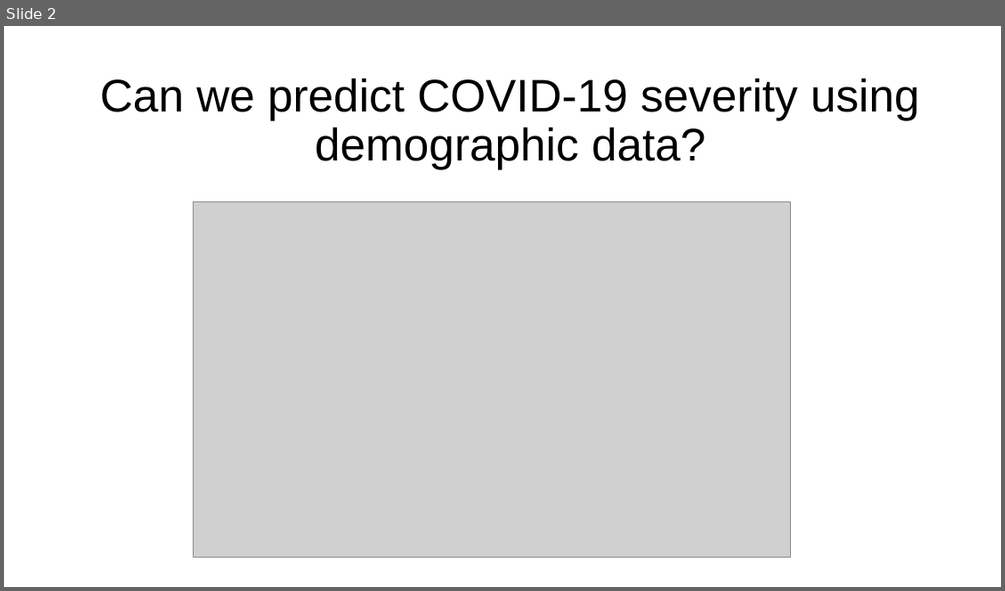
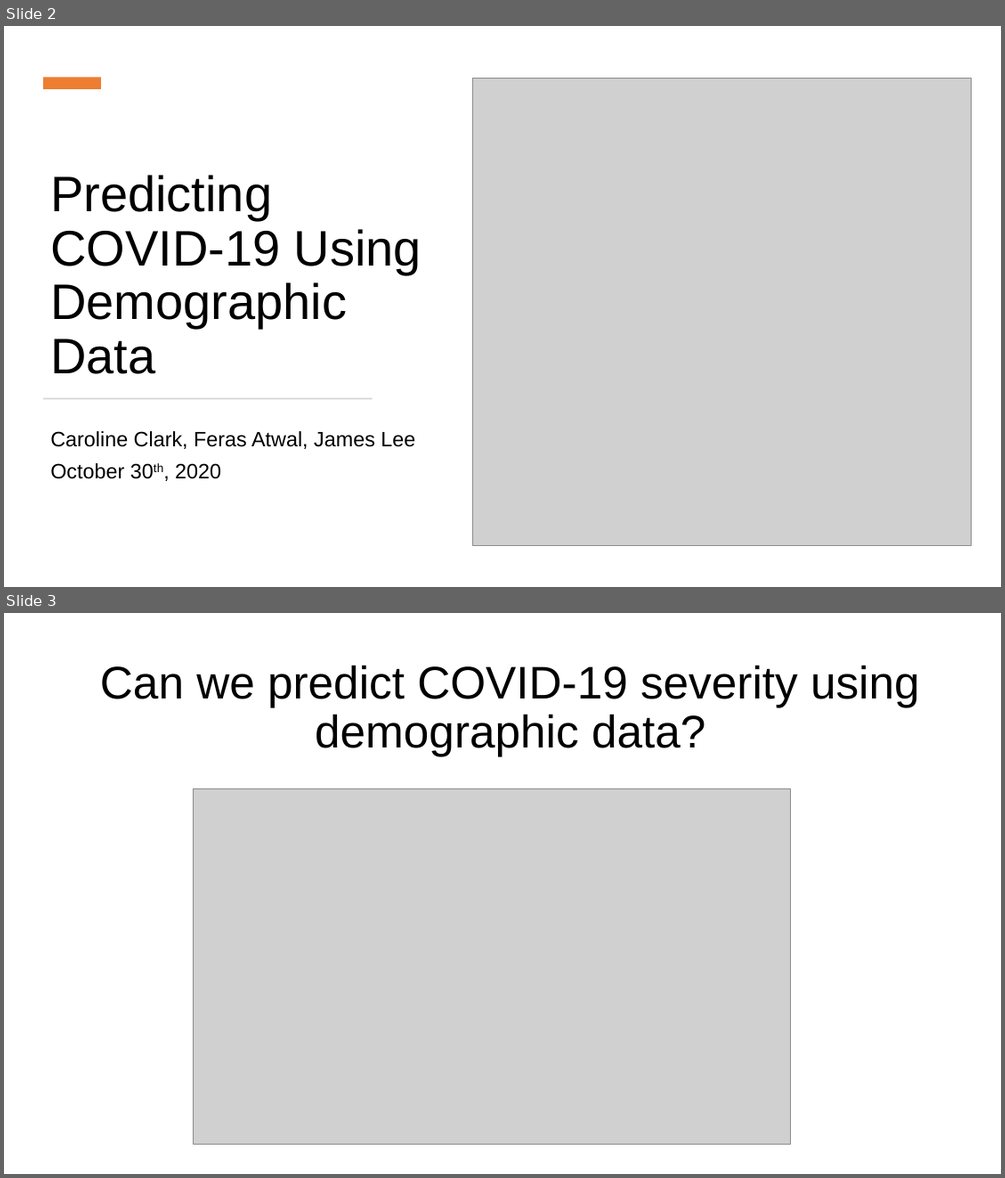
Before and after one commit to cxclark/covid19-analysis, a slide deck: 2020_10_30_covid_usa_analysis.pptx. Shown one above the other, each under a label of ours: slide 2 before the commit, slides 2 and 3 after it. The pictures are 1005x591 and 1005x1178 pixels, drawn with LibreOffice and Linux fonts; fonts in the diff are those of the drawing; grey boxes stand for pictures. Boxes give left, top, right and bottom in pixels: in the first picture for what was removed or moved away, otherwise in the second. Text is boxed around its words. In the diff, an @@ line names an element or a change of style, - is before the commit and + after.

```diff
--- a/2020_10_30_covid_usa_analysis.pptx
+++ b/2020_10_30_covid_usa_analysis.pptx
@@ slide 2 added at [4, 26, 1001, 587], background #FFFFFF @@
@@ rectangle added at [43, 78, 101, 89], fill #ED7D31 @@
@@ picture added at [473, 79, 971, 546] @@
@@ title added at [50, 175, 421, 374], 48 pt, text #000000 @@
+Predicting COVID-19 Using Demographic Data
@@ rectangle added at [44, 398, 372, 399], fill #D5D5D5 @@
@@ subtitle added at [50, 431, 415, 479], 20 pt, text #000000 @@
+Caroline Clark, Feras Atwal, James Lee
+October 30th, 2020
@@ what was slide 2 is now slide 3 @@
```
Also in this commit, not shown: 7 slides changed, 3 other slides added, 1 slide removed, 2 other files.
